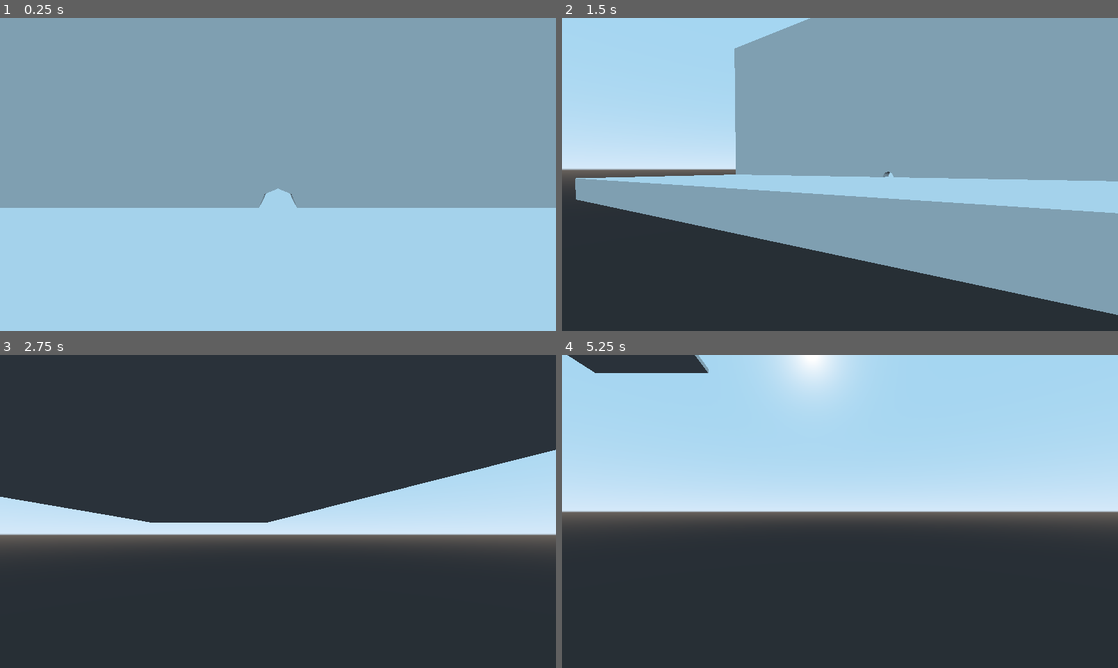
Above: before the commit, frames 1-4 (two rows, left to right).
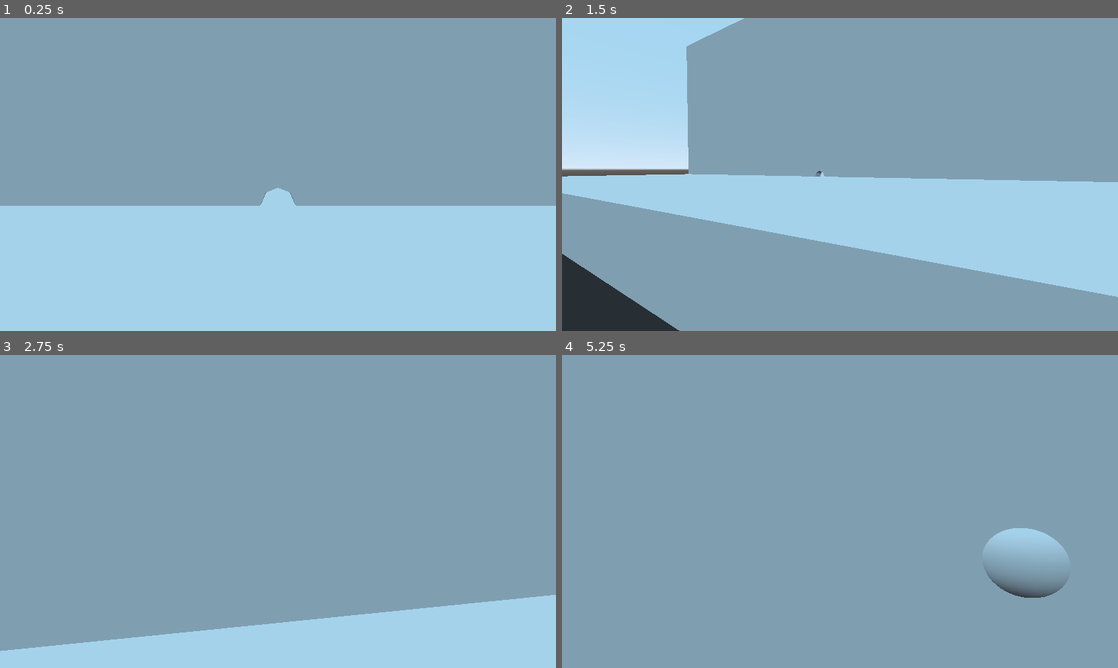
Above: after the commit, the same moments.

Repository: duckinator/nyoom
Game: Godot game, scene res://Main.tscn
Same seed, same stepped clock (60 frames per second), same inputs: the game is played once before the commit and once after it.
Inputs (mouse positions are in pixels of both pictures, inside the frame that each line leads up to):
- Up to frame 1 (0.25 s): no input
- Up to frame 2 (1.5 s): tap Enter at 0.5 s; move the mouse to (867, 174) at 0.52 s; hold W (movement_forward) from 0.53 s (still down); click (867, 174) at 0.6 s; tap Space (movement_jump) at 0.77 s; move the mouse to (812, 174) at 1.27 s; right-click (812, 174) at 1.35 s
- Up to frame 3 (2.75 s): keep holding W (movement_forward); tap Space (movement_jump) at 1.52 s; move the mouse to (289, 505) at 2.02 s; click (289, 505) at 2.1 s
- Up to frame 4 (5.25 s): keep holding W (movement_forward); move the mouse to (834, 517) at 2.77 s; right-click (834, 517) at 2.85 s; tap Space (movement_jump) at 3.02, 3.77, 4.52 s; move the mouse to (878, 514) at 3.52 s; click (878, 514) at 3.6 s; move the mouse to (795, 508) at 4.27 s; right-click (795, 508) at 4.35 s; move the mouse to (845, 511) at 5.02 s; click (845, 511) at 5.1 s

The runs differ from the first frame. In frame 1, 0.6% of the frame differs, in the area x 0-100%, y 54-61%; in frame 2, 42%; in frame 3, 100%, in the area x 0-100%, y 0-100%; in frame 4, 100%.

Commit message:
Adjust wall thickness to avoid getting stuck inside it.

Diff:
--- a/src/Level1.tscn
+++ b/src/Level1.tscn
@@ -29,6 +29,7 @@
 [node name="CSGBox" type="CSGBox" parent="CSGCombiner"]
 width = 50.0
 height = 20.0
+depth = 1.0
 
 [node name="CSGCylinder" type="CSGCylinder" parent="CSGCombiner"]
 transform = Transform( 1, 0, 0, 0, -4.37114e-08, -1, 0, 1, -4.37114e-08, 0, -10, 0 )
